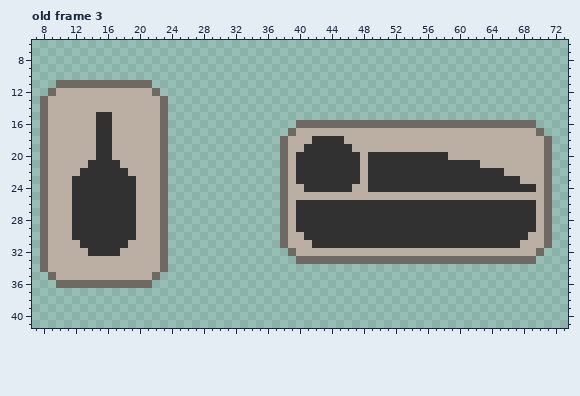
Pixel-art file: project SpaceTycoon/Aseprite edit/Escape_Pod/ChairBed_UI.aseprite. This is how it looked before the edit.
80x48 pixels, 3 frames. Shown: old frame 3: x 7..73, y 6..41. The commit also changed other frames, which this record leaves out.
Now the later version:
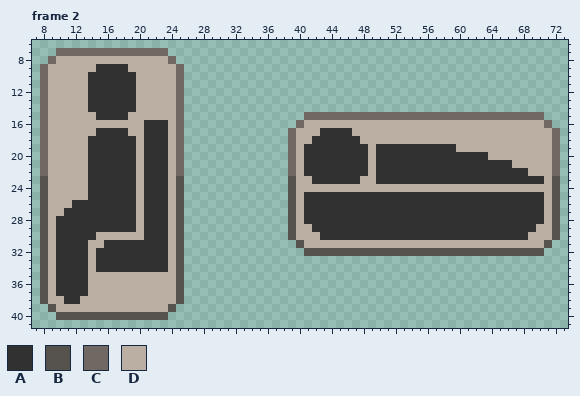
Palette (. is transparent): A #313131  B #56524e  C #706963  D #bbafa4
A new or re-ordered frame is compared with the old frame closest to it.
Difference:
frames re-ordered
Frame 2 against old frame 3:
Colour A is added in row 9 at x 15 to 18; in row 10 at x 14 to 19; in row 37 at x 10 to 13; in row 38 at x 11 to 12.
Colour A replaces colour C in row 11 at x 14 to 19; in rows 16 to 34 at x 23; in row 36 at x 10 to 13.
Colour A replaces colour D in rows 12 to 14 at x 14 to 19; in row 15 at x 17 to 18; in row 16 at x 21 to 22; in row 17 at x 17 to 18, 21 to 22 and 43 to 46; in row 18 at x 14, 17 to 19, 21 to 22 and 46 to 47; in row 19 at x 14, 17 to 19, 21 to 22, 47 to 48 and 50 to 59.
Colour A replaces colour D in row 20 at x 14, 17 to 19, 21 to 22, 48 and 59 to 63; in row 21 at x 18 to 19, 21 to 22, 48 and 63 to 66; in row 22 at x 19, 21 to 22, 48 and 66 to 68; in row 23 at x 21 to 22 and 68 to 70; in row 24 at x 21 to 22; in row 25 at x 21 to 22 and 41 to 70.
Colour A replaces colour D in row 26 at x 21 to 22 and 70; in row 27 at x 11, 21 to 22 and 70; in row 28 at x 10 to 11, 21 to 22 and 70; in rows 29 to 30 at x 10 to 11 and 21 to 22; in row 31 at x 10 to 12 and 19 to 22; in row 32 at x 10 to 13 and 18 to 22.
Colour A replaces colour D in rows 33 to 34 at x 10 to 13 and 15 to 22; in row 35 at x 10 to 13.
Colour B is added in rows 23 to 30 at x 25 and 72; in rows 31 to 34 at x 25; in rows 35 to 38 at x 8 and 25; in row 39 at x 9 and 24; in row 40 at x 10 to 23.
Colour B replaces colour C in rows 23 to 30 at x 8; in row 31 at x 8 and 71; in row 32 at x 8 and 70; in rows 33 to 34 at x 8.
Colour B replaces colour D in rows 23 to 30 at x 39; in row 31 at x 40; in row 32 at x 41 to 69.
Colour C is added in row 7 at x 10 to 23; in row 8 at x 9 and 24; in rows 9 to 12 at x 8 and 25; in rows 13 to 14 at x 25; in row 15 at x 25 and 41 to 70; in row 16 at x 25 and 71.
Colour C is added in rows 17 to 22 at x 25 and 72.
Colour C replaces colour D in rows 18 to 22 at x 39.
Colour D is added in row 8 at x 10 to 23; in row 9 at x 9 to 14 and 19 to 24; in row 10 at x 9 to 13 and 20 to 24; in row 11 at x 9 and 22 to 24; in row 12 at x 23 to 24; in rows 13 to 15 at x 24.
Colour D is added in row 16 at x 24 and 70; in row 17 at x 24 and 71; in rows 18 to 34 at x 24; in row 35 at x 23 to 24; in row 36 at x 9 and 22 to 24; in row 37 at x 9 and 14 to 24.
Colour D is added in row 38 at x 9 to 10 and 13 to 24; in row 39 at x 10 to 23.
Colour D replaces colour A in row 16 at x 15 to 16; in rows 20 to 21 at x 40 and 49; in row 22 at x 13, 40 and 49; in row 23 at x 12 to 13, 40 to 41 and 49; in row 24 at x 12 to 13, 41 to 46 and 49 to 69; in row 25 at x 12 to 13.
Colour D replaces colour A in rows 26 to 28 at x 40; in row 29 at x 40 to 41; in row 30 at x 15 to 19 and 41 to 42; in row 31 at x 14 to 15 and 42 to 67; in row 32 at x 14.
Colour D replaces colour C in row 11 at x 10 to 13 and 20 to 21; in row 12 at x 9 and 22; in rows 13 to 15 at x 23; in row 16 at x 41 to 69; in row 17 at x 70; in rows 18 to 30 at x 71.
Colour D replaces colour C in row 35 at x 9 and 22; in row 36 at x 14 to 21.
Colour C is gone in rows 18 to 31 at x 38; in row 32 at x 39; in row 33 at x 40 to 69.
Colour D is gone in row 31 at x 39; in row 32 at x 40.
